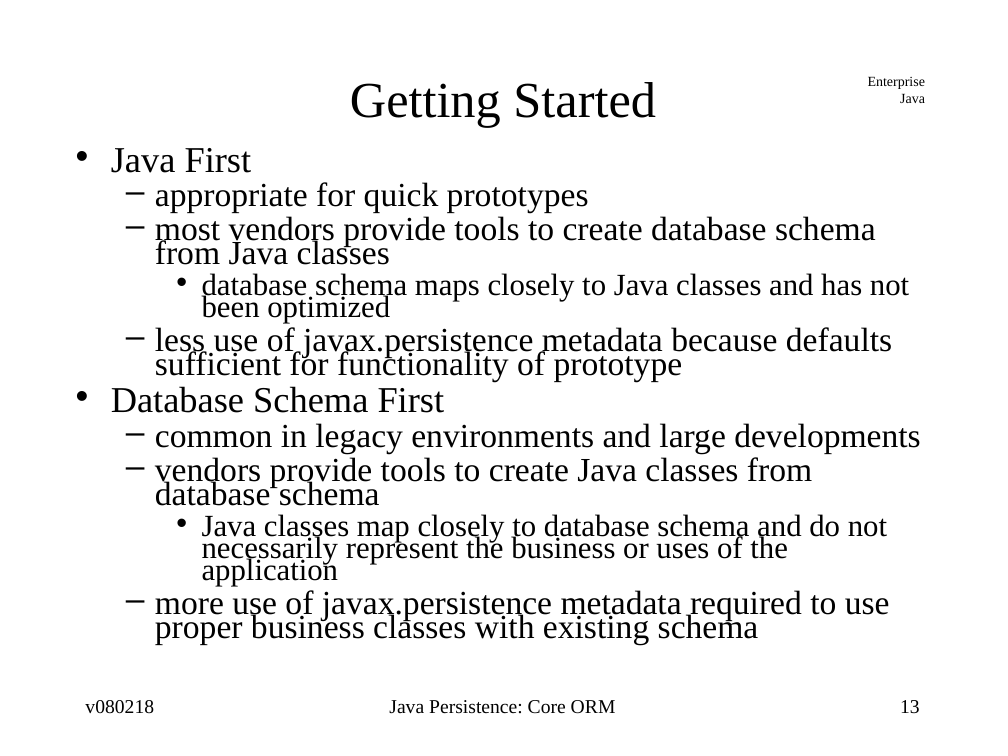
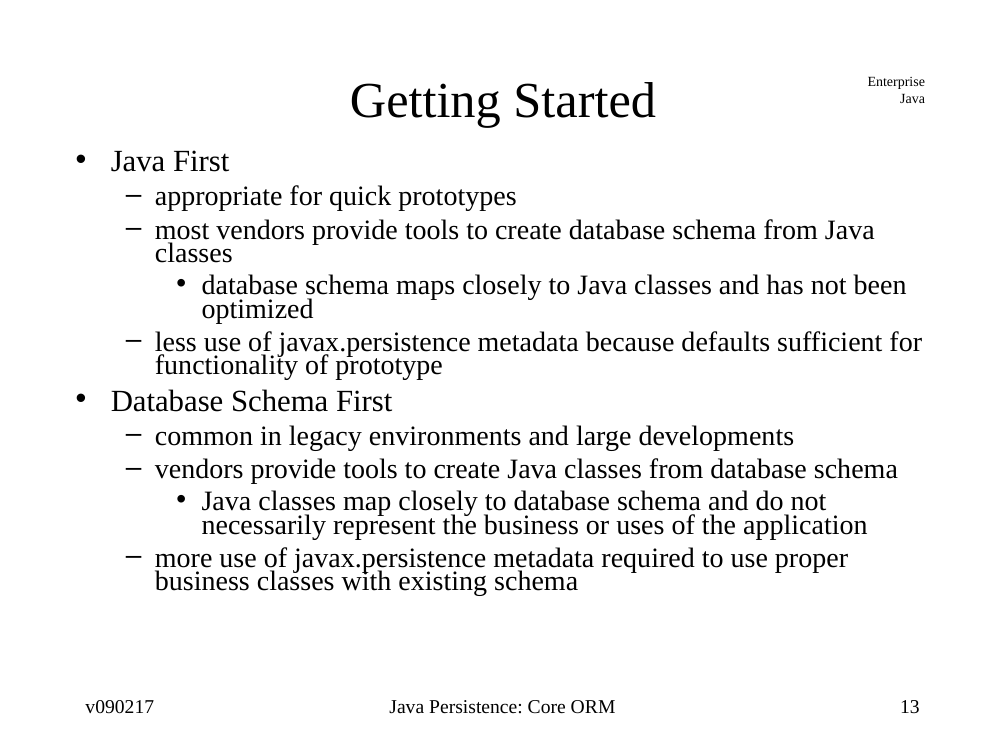
Before and after one commit to jcstaff/ejava-javaee, a slide deck: slide 13 of ormCore/src/site/resources/lectures/ormCore.ppt. Drawn at 1008x756 pixels with LibreOffice and Linux fonts; fonts in the diff are those of the drawing. Boxes give left, top, right and bottom in pixels: in the first picture for what was removed or moved away, otherwise in the second. Text is boxed around its words. In the diff, an @@ line names an element or a change of style, - is before the commit and + after.

```diff
--- a/ormCore/src/site/resources/lectures/ormCore.ppt
+++ b/ormCore/src/site/resources/lectures/ormCore.ppt
@@ text "Java First" at (111, 150, 922, 596): size 26 to 22 pt in "Java First", "Database Schema First"; size 24 to 20 pt in "appropriate for quick prototypes", "most vendors provide tools to create database ...", "less use of javax.persistence metadata because defaults ...", "common in legacy environments and large developments" and 2 more places; size 22 to 20 pt in "database schema maps closely to Java classes ...", "Java classes map closely to database schema ..."; line spacing 0.6 to 0.7 @@
@@ text at (85, 700, 154, 714): text changed @@
-v080218
+v090217
```
Also in this commit, not shown: 89 other slides changed, 6 slides added, 5 other files.
